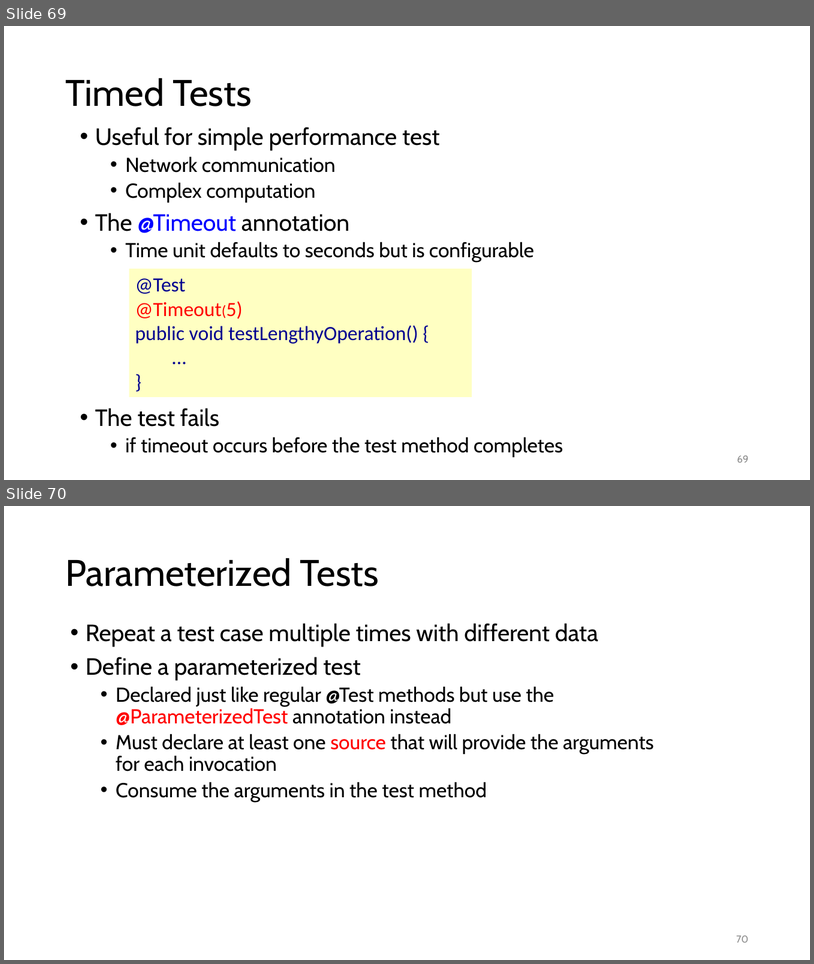
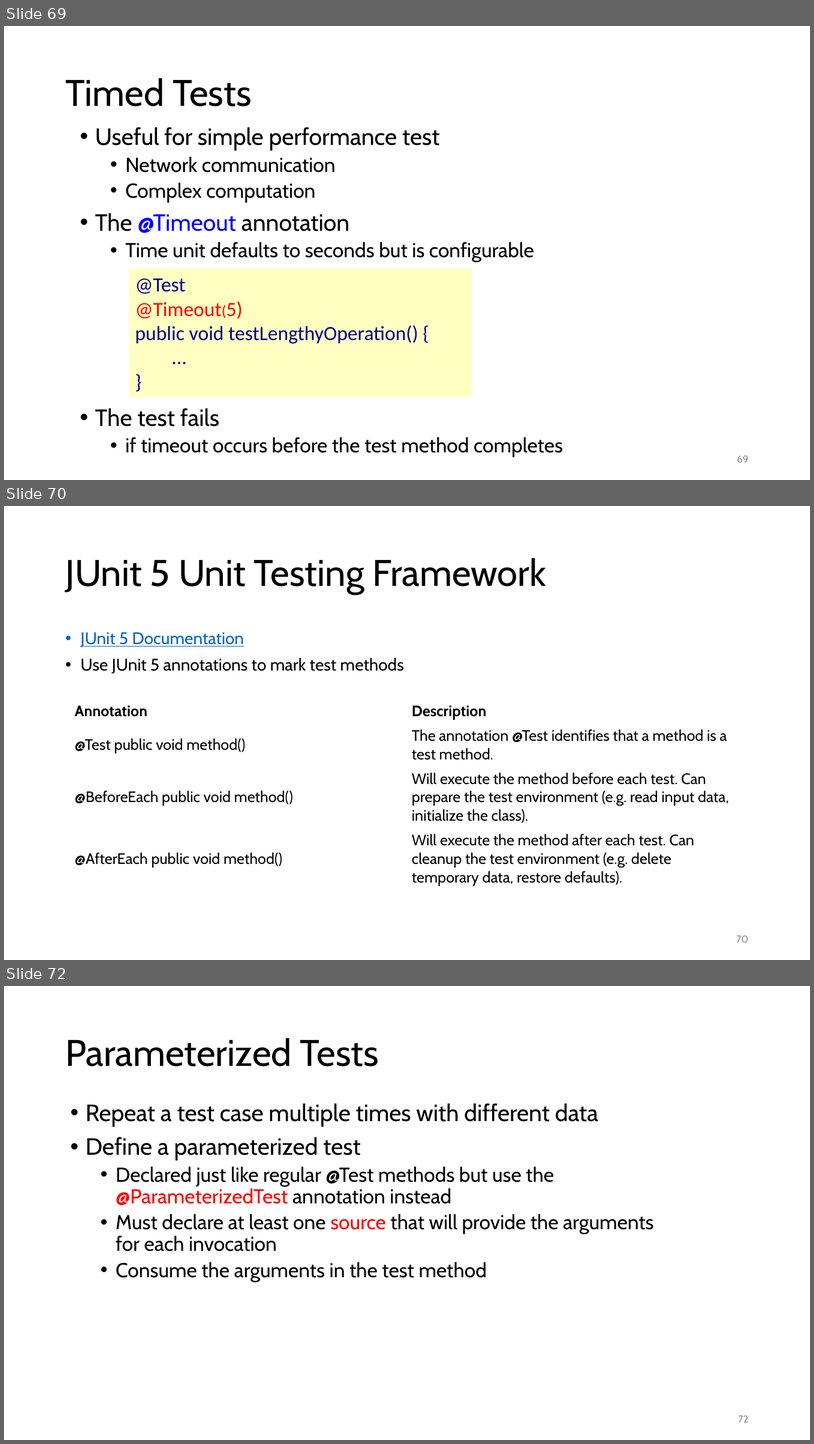
Before and after one commit to malenezi/malenezi, a slide deck: SE401/Lectures/5-Unit Testing and Junit/Unit Testing and JUnit.pptx. Shown one above the other, each under a label of ours: slides 69 and 70 before the commit, slides 69, 70 and 72 after it; the slides between them are not shown. The pictures are 814x964 and 814x1444 pixels, drawn with LibreOffice and Linux fonts; fonts in the diff are those of the drawing. Boxes give left, top, right and bottom in pixels: in the first picture for what was removed or moved away, otherwise in the second. Text is boxed around its words. In the diff, an @@ line names an element or a change of style, - is before the commit and + after.

```diff
--- a/SE401/Lectures/5-Unit Testing and Junit/Unit Testing and JUnit.pptx
+++ b/SE401/Lectures/5-Unit Testing and Junit/Unit Testing and JUnit.pptx
@@ slide 70 added at (4,506,810,960), background #FFFFFF @@
@@ title added at (65,558,547,594), 44 pt, text #000000 @@
+JUnit 5 Unit Testing Framework
@@ text added at (81,632,404,673), 20 pt, text #000000 @@
+• JUnit 5 Documentation
+• Use JUnit 5 annotations to mark test methods
@@ table added at (69,699,744,888), 4 rows, 2 columns @@
+Annotation | Description
+@Test public void method() | The annotation @Test identifies that a method is a test method.
+@BeforeEach public void method() | Will execute the method before each test. Can prepare the test environment (e.g. read input data, initialize the class).
+@AfterEach public void method() | Will execute the method after each test. Can cleanup the test environment (e.g. delete temporary data, restore defaults).
@@ page number added at (737,935,749,942), 12 pt, text #8C8C8C @@
+70
@@ what was slide 70 is now slide 72 @@
@@ page number at (738,1415,749,1422): text changed @@
-70
+72
```
Also in this commit, not shown: 1 other slide added, 1 other file.
